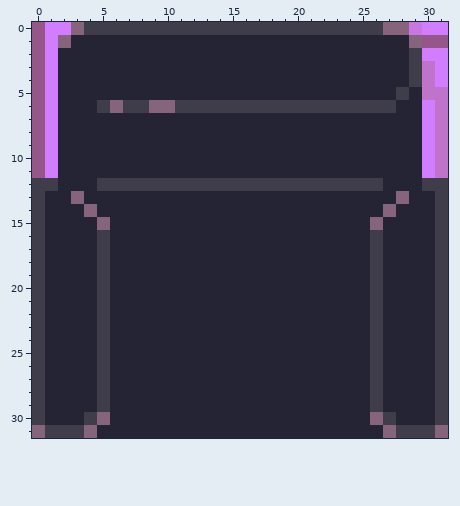
File history of a pixel-art file, Assets/Sprites/Titles/singlechair.aseprite. That is the earlier state.
32x32 pixels, 1 frame. Colours within 5 levels of each other are drawn and written as one.
The same view after the edit:
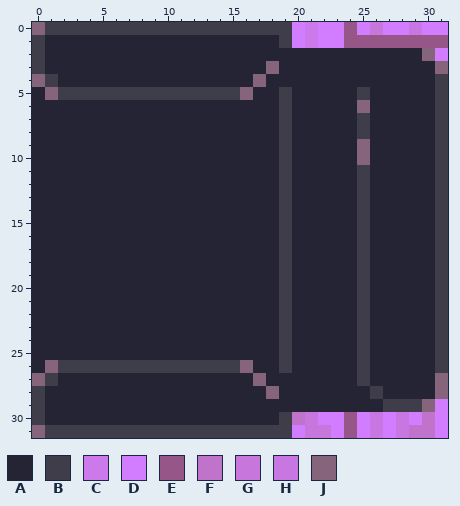
Palette (. is transparent): A #252434  B #3e3d49  C #cc79ec  D #d27cff  E #965788  F #c073ca  G #c777dc  H #c877e2  J #86647b
Diff:
Layer "Layer 2":
y 0: x 0..3 EDDJ -> JBBB; x 20..28 BBBBBBBJJ -> DCDDEDGDD
y 1: x 0..2 EDJ -> BAA; x 19..29 AAAAAAAAAAJ -> BDCDDEEEEEE
y 2: x 0..1 ED -> BA; x 29..30 BD -> AJ
y 3: x 0..1 ED -> BA; x 18 A -> J; x 29..31 BFD -> AAJ
y 4: x 0..1 ED -> JB; x 17 A -> J; x 29..31 BFD -> AAB
y 5: x 0..16 EDAAAAAAAAAAAAAAA -> AJBBBBBBBBBBBBBBJ; x 19 A -> B; x 25 A -> B; x 28 B -> A; x 30..31 FF -> AB
y 6: x 0..1 ED -> AA; x 5..18 BJBBJJBBBBBBBB -> AAAAAAAAAAAAAA; x 20..27 BBBBBBBB -> AAAAAJAA; x 30..31 DF -> AB
y 7..8: x 0..1 ED -> AA; x 19 A -> B; x 25 A -> B; x 30..31 DF -> AB
y 9..10: x 0..1 ED -> AA; x 19 A -> B; x 25 A -> J; x 30..31 DF -> AB
y 11: x 0..1 ED -> AA; x 19 A -> B; x 25 A -> B; x 30..31 DF -> AB
y 12: x 0..1 BB -> AA; x 5..18 BBBBBBBBBBBBBB -> AAAAAAAAAAAAAA; x 20..24 BBBBB -> AAAAA; x 26 B -> A; x 30 B -> A
y 13: x 0 B -> A; x 3 J -> A; x 19 A -> B; x 25 A -> B; x 28 J -> A
y 14: x 0 B -> A; x 4 J -> A; x 19 A -> B; x 25 A -> B; x 27 J -> A
y 15: x 0 B -> A; x 5 J -> A; x 19 A -> B; x 25..26 AJ -> BA
y 16..25: x 0 B -> A; x 5 B -> A; x 19 A -> B; x 25..26 AB -> BA
y 26: x 0..4 BAAAA -> AJBBB; x 6..16 AAAAAAAAAAA -> BBBBBBBBBBJ; x 19 A -> B; x 25..26 AB -> BA
y 27: x 0..1 BA -> JB; x 5 B -> A; x 17 A -> J; x 25..26 AB -> BA; x 31 B -> J
y 28: x 5 B -> A; x 18 A -> J; x 31 B -> J
y 29: x 5 B -> A; x 26..31 BAAAAB -> ABBBJD
y 30: x 4..5 BJ -> AA; x 19..31 AAAAAAAJBAAAB -> BFGDDEDHDHDFD
y 31: x 4..31 JAAAAAAAAAAAAAAAAAAAAAAJBBBJ -> BBBBBBBBBBBBBBBBDGGDEDHDHFFD
Pixel boxes of the changes (left, top, right, bottom) in both pictures:
changed: (32, 22, 448, 438)
